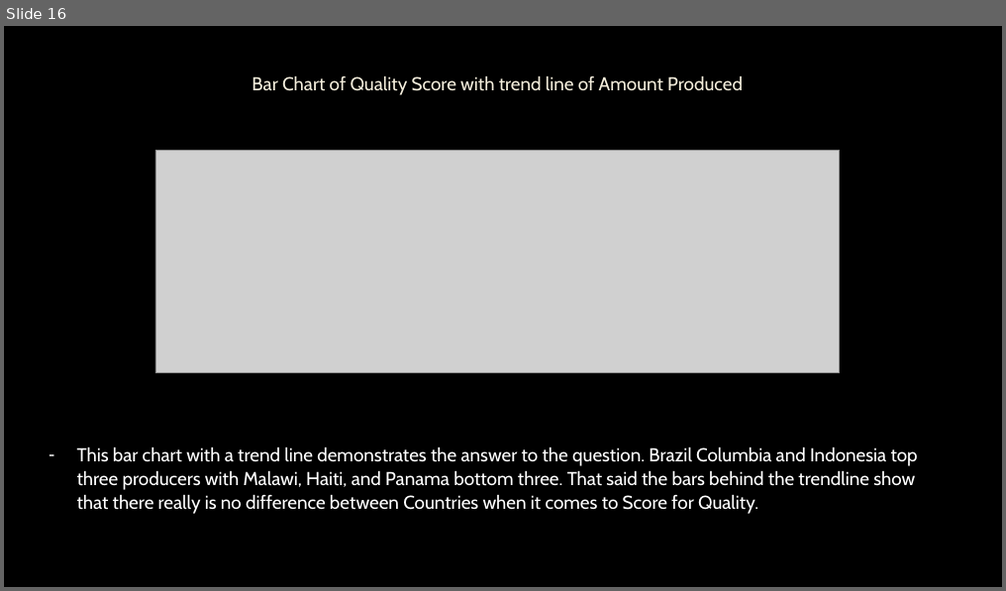
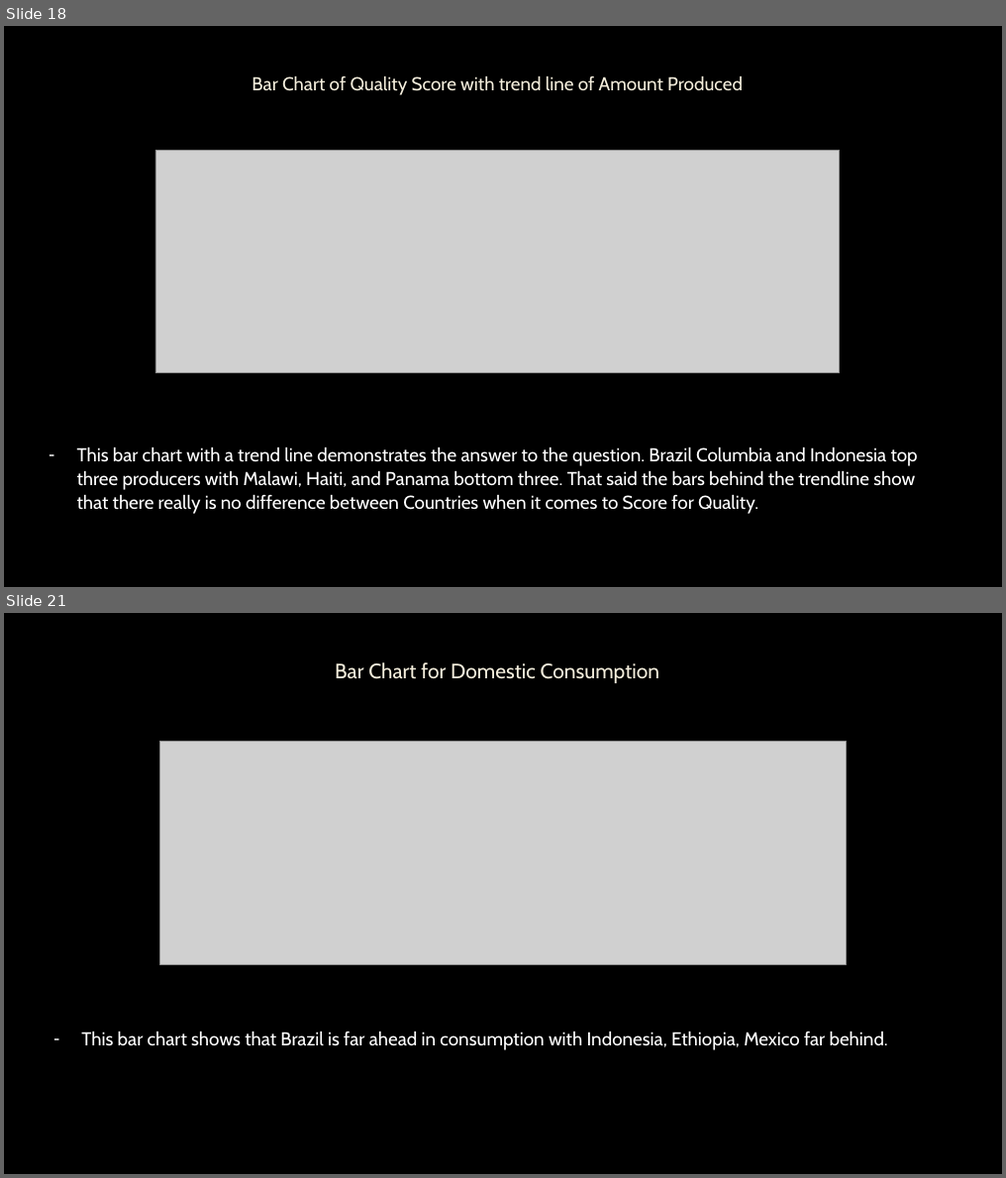
Before and after one commit to colinroberts-data-analytics-portfolio/project1, a slide deck: A Study of Coffee Production.pptx. Shown one above the other, each under a label of ours: slide 16 before the commit, slides 18 and 21 after it; the slides between them are not shown. The pictures are 1006x591 and 1006x1178 pixels, drawn with LibreOffice and Linux fonts; fonts in the diff are those of the drawing; grey boxes stand for pictures; background and template pictures are left out. Boxes give left, top, right and bottom in pixels: in the first picture for what was removed or moved away, otherwise in the second. Text is boxed around its words. In the diff, an @@ line names an element or a change of style, - is before the commit and + after.

```diff
--- a/A Study of Coffee Production.pptx
+++ b/A Study of Coffee Production.pptx
@@ slide 21 added at [4, 613, 1002, 1174], background picture (left out) @@
@@ title added at [335, 663, 660, 683], 20 pt, text #F4EEDC @@
+Bar Chart for Domestic Consumption
@@ picture added at [160, 741, 846, 964] @@
@@ text added at [81, 1031, 888, 1051], 18 pt, text #FFFFFF @@
+– This bar chart shows that Brazil is far ahead in consumption with Indonesia, Ethiopia, Mexico far behind.
@@ what was slide 16 is now slide 18 @@
```
Also in this commit, not shown: 8 slides changed, 5 other slides added, 1 slide removed.
